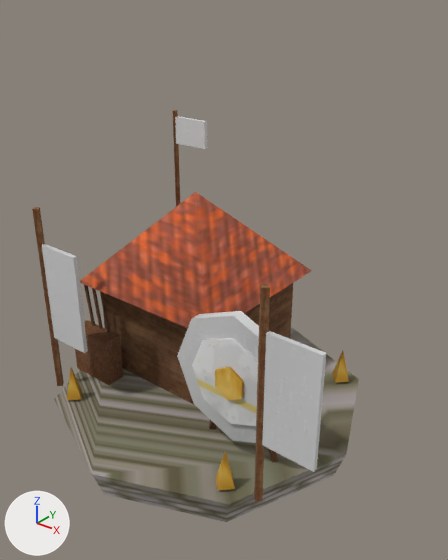
The glTF model assets/structures/range.glb as it was, and as the next commit left it.
Before and after are seen from a 50 mm camera at (3.36, -3.97, 4.04) aimed at (0.22, -0.05, 1.61). The axes (+X, +Y, +Z) are drawn at lower left. The lights are the same throughout. The first picture is the older version. Vertices at exactly the same position are counted once.

In view in the first picture: 'level2_range', 'range', 'spin_range'.
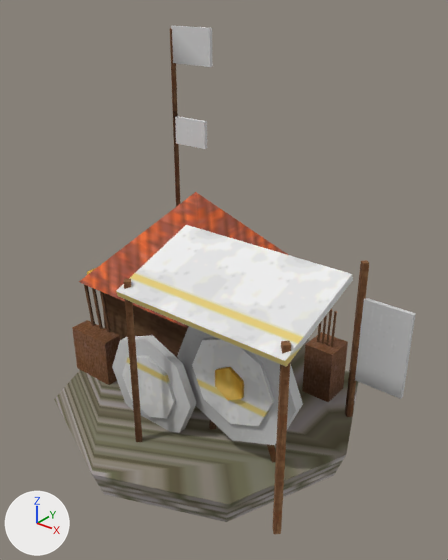
What changed in the scene script:
```text
Change me_level2_range:
    used by ob_level2_range; location = (0.0, 0.0, 0.0)
    remove me_level2_range.from_pydata(...)  # 52 vertices, 72 faces; spans x -1.29..1.74, y -1.05..1.05, z 0.3..2.2
    add me_level2_range.from_pydata(...)  # 144 vertices, 220 faces; spans x -1.3..1.78, y -1.08..0.94, z 0.2..3.62
    me_level2_range part 1: a new loose piece, an 8-sided cylinder along y spanning x -0.6..0.4, y -0.74..-0.66, z 0.2..1.2, in mat_cloth
    me_level2_range part 2: a new loose piece, an 8-sided cylinder along y spanning x -0.43..0.23, y -0.77..-0.67, z 0.37..1.03, in mat_team_paint
    me_level2_range part 3: the loose piece of 8 vertices spanning x -1.29..-1.21, y -0.94..-0.86, z 0.3..2.2 is scaled about its middle by (1, 1, 0.895), then moved by (1.25, -0.1, -0.2)
    me_level2_range part 4: the loose piece of 8 vertices spanning x 1.21..1.29, y -0.94..-0.86, z 0.3..2.2 is scaled about its middle by (1, 1, 0.895), then moved by (0.25, -0.1, -0.2)
    me_level2_range part 5: the loose piece of 8 vertices spanning x -1.29..-1.21, y -0.94..-0.86, z 0.3..2.2 is copied, and the copy is scaled about its middle by (0.875, 0.875, 0.474), then moved by (0.05, 1.8, 1.9); it spans x -1.24..-1.17, y 0.86..0.94, z 2.7..3.6
    me_level2_range part 6: the loose piece of 8 vertices spanning x 1.21..1.29, y -0.94..-0.86, z 0.3..2.2 is copied, and the copy is scaled about its middle by (1, 1, 0.895), then moved by (0.05, 1.4, -0.2); it spans x 1.26..1.34, y 0.46..0.54, z 0.2..1.9
    me_level2_range part 7: a new loose piece, a box spanning x -1.2..-0.7, y 0.88..0.92, z 3.275..3.625, in mat_team_cloth
    me_level2_range part 8: a new loose piece, a box spanning x 1.335..1.785, y 0.48..0.52, z 0.724..1.564, in mat_team_cloth
    me_level2_range part 9: a new loose piece, a box spanning x 0.75..1.05, y 0.55..0.85, z 0.25..0.85, in mat_leather
    me_level2_range part 10: 6 loose pieces with 36 vertices, spanning x -1.22..1.74, y -1.05..1.05, z 0.32..1.86, are deleted
    me_level2_range part 11: 24 vertices added at x -0.41..1.55, y -1.08..-0.22, z 0.24..2.13
    me_level2_range part 12: 24 vertices added at x 0.81..1.0, y 0.65..0.69, z 0.8..1.25
    other edits to the shape of me_level2_range do not show in these pictures
    add me_level2_range.materials.append(mat_cloth)
    add me_level2_range.materials.append(mat_team_paint)
    add me_level2_range.materials.append(mat_leather)
Change me_range:
    where me_range.from_pydata(...)  # 123 vertices, 194 faces; spans x -1.55..1.55, y -1.55..1.55, z 0.0..2.8
    used by ob_range; location = (0.0, 0.0, 0.0)
    me_range part 13: 30 faces centred in x -1.2..1.13, y -0.61..0.91, z 0.47..2.27 are repainted in the vertex colours; the middle colour goes from light grey #d6d6d6 to light grey #cccccc
    me_range part 14: 36 faces centred in x -1.19..1.37, y -1.22..0.92, z 0.1..2.27 are repainted in the vertex colours; the middle colour goes from white #f3f3f3 to white #efefef
    me_range part 15: 40 faces centred in x -1.24..1.13, y -0.61..0.88, z 0.49..1.73 are repainted in the vertex colours; the middle colour goes from light grey #cfcfcf to light grey #c7c7c7
    me_range part 16: 15 faces centred in x -1.22..1.04, y -0.6..0.92, z 0.7..2.8 are repainted in the vertex colours; the middle colour goes from white #f7f7f7 to light grey #c7c7c7
```

Where the change shows, as pixel boxes [x1, y1, x2, y2] in the pictures (448 x 560 px; the box of a moved part takes in the faces that stretch with it):
'level2_range', reshaped (72% taller)
    before: [32, 207, 349, 502]
    after: [87, 26, 416, 534]
part 1 of me_level2_range, added
    after: [112, 335, 196, 433]
part 2 of me_level2_range, added
    after: [122, 356, 176, 418]
part 3 of me_level2_range, moved or reshaped
    before: [32, 207, 64, 386]
    after: [123, 279, 142, 442]
part 4 of me_level2_range, moved or reshaped
    before: [254, 284, 270, 502]
    after: [272, 341, 291, 534]
part 5 of me_level2_range, added
    after: [170, 28, 178, 121]
part 6 of me_level2_range, added
    after: [345, 260, 369, 424]
part 7 of me_level2_range, added
    after: [171, 26, 213, 67]
part 8 of me_level2_range, added
    after: [355, 298, 416, 399]
part 9 of me_level2_range, added
    after: [302, 332, 348, 402]
part 10 of me_level2_range, deleted
    before: [42, 244, 349, 491]
part 11 of me_level2_range, added
    after: [116, 225, 353, 367]
part 12 of me_level2_range, added
    after: [317, 309, 337, 347]
part 13 of me_range, recoloured
    before: [105, 111, 293, 396]
    after: [105, 113, 274, 424]
part 14 of me_range, recoloured
    both: [63, 203, 358, 504]
part 15 of me_range, recoloured
    both: [84, 123, 276, 462]
part 16 of me_range, recoloured
    before: [173, 110, 259, 434]
    after: [177, 326, 296, 434]
